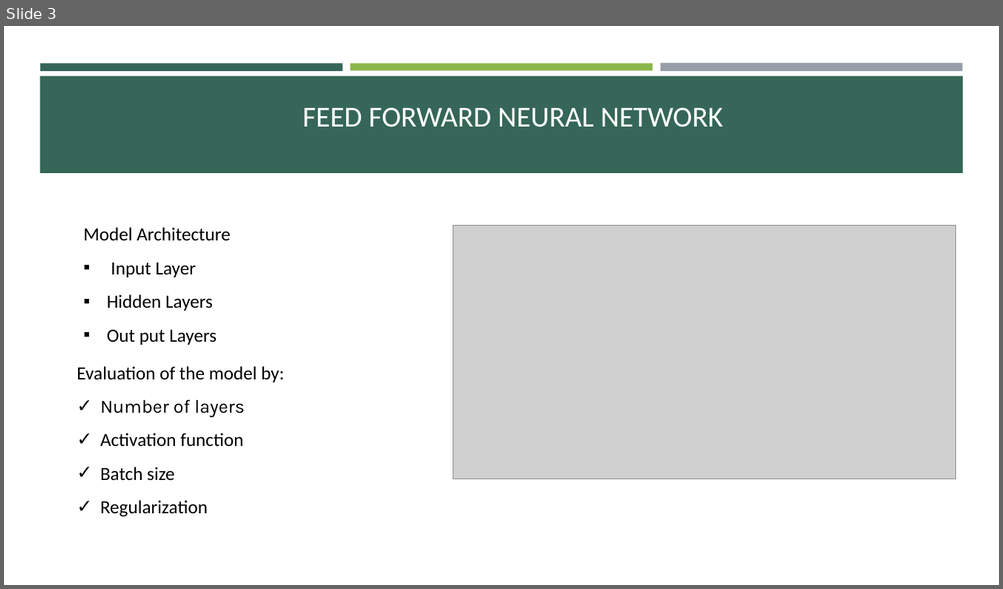
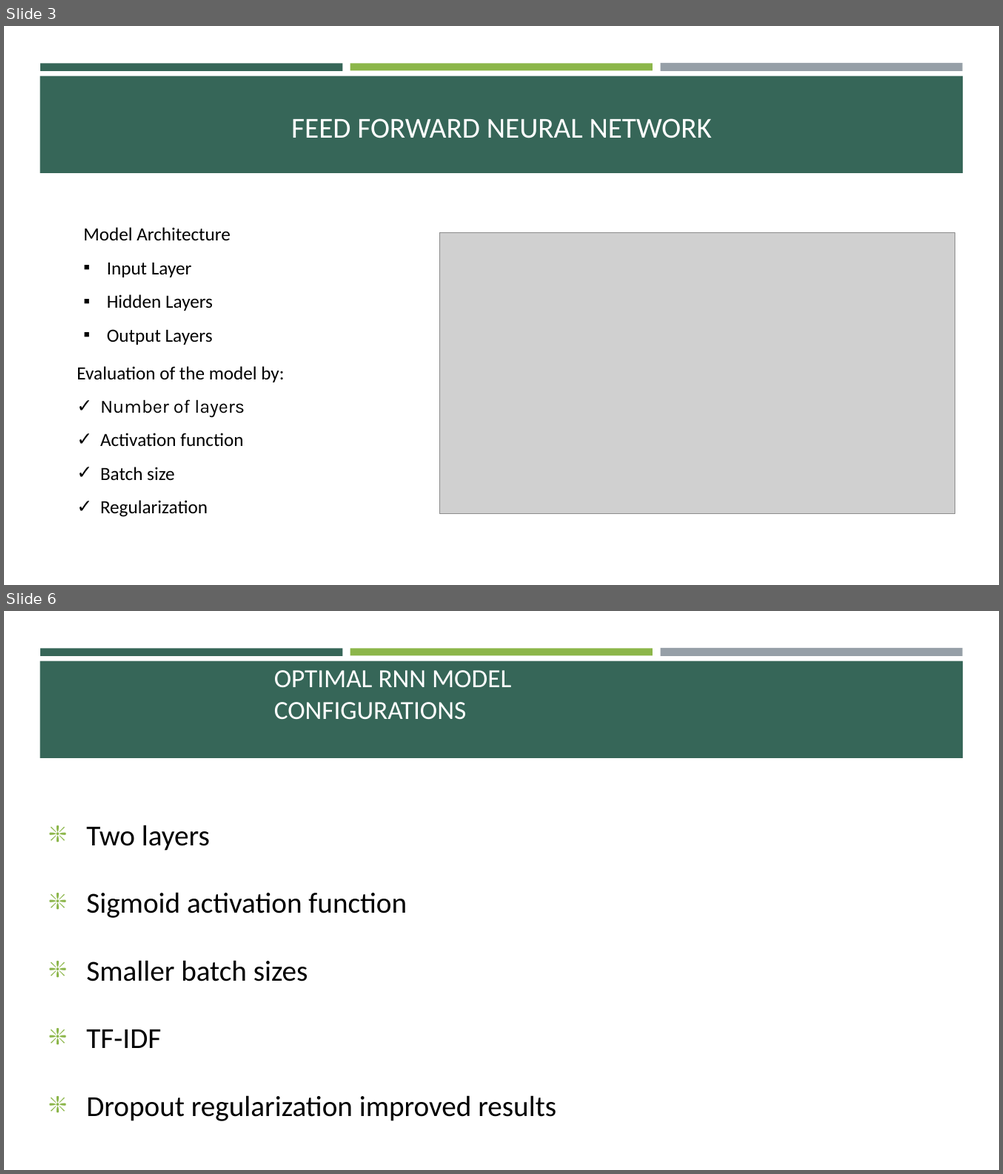
Before and after one commit to mrshokri/DAT-550, a slide deck: Presentation.pptx. Shown one above the other, each under a label of ours: slide 3 before the commit, slides 3 and 6 after it; the slides between them are not shown. The pictures are 1003x589 and 1003x1174 pixels, drawn with LibreOffice and Linux fonts; fonts in the diff are those of the drawing; grey boxes stand for pictures. Boxes give left, top, right and bottom in pixels: in the first picture for what was removed or moved away, otherwise in the second. Text is boxed around its words. In the diff, an @@ line names an element or a change of style, - is before the commit and + after.

```diff
--- a/Presentation.pptx
+++ b/Presentation.pptx
@@ slide 6 added at [4,611,999,1170], background #FFFFFF; not listed: 4 template elements that a slide beside it also shows @@
@@ title added at [274,670,511,720], 25.2 pt, text #FFFFFF @@
+OPTIMAL RNN MODEL CONFIGURATIONS
@@ text added at [86,825,556,1122], 28 pt, text #000000 @@
+❇️ Two layers
+❇️ Sigmoid activation function
+❇️ Smaller batch sizes
+❇️ TF-IDF
+❇️ Dropout regularization improved results
@@ slide 3 changed as well @@
@@ title "FEED FORWARD NEURAL NETWORK": place and size @@
-title "FEED FORWARD NEURAL NETWORK" at [302,107,723,127]
+title "FEED FORWARD NEURAL NETWORK" at [291,118,711,138]
@@ picture: place and size @@
-picture at [453,226,956,480]
+picture at [440,233,956,514]
@@ text at [107,329,213,345]: spaces changed @@
-▪ Out put Layers
+▪ Output Layers
```
Also in this commit, not shown: 3 other slides changed, 3 other slides added, 4 slides removed, 1 other file.
